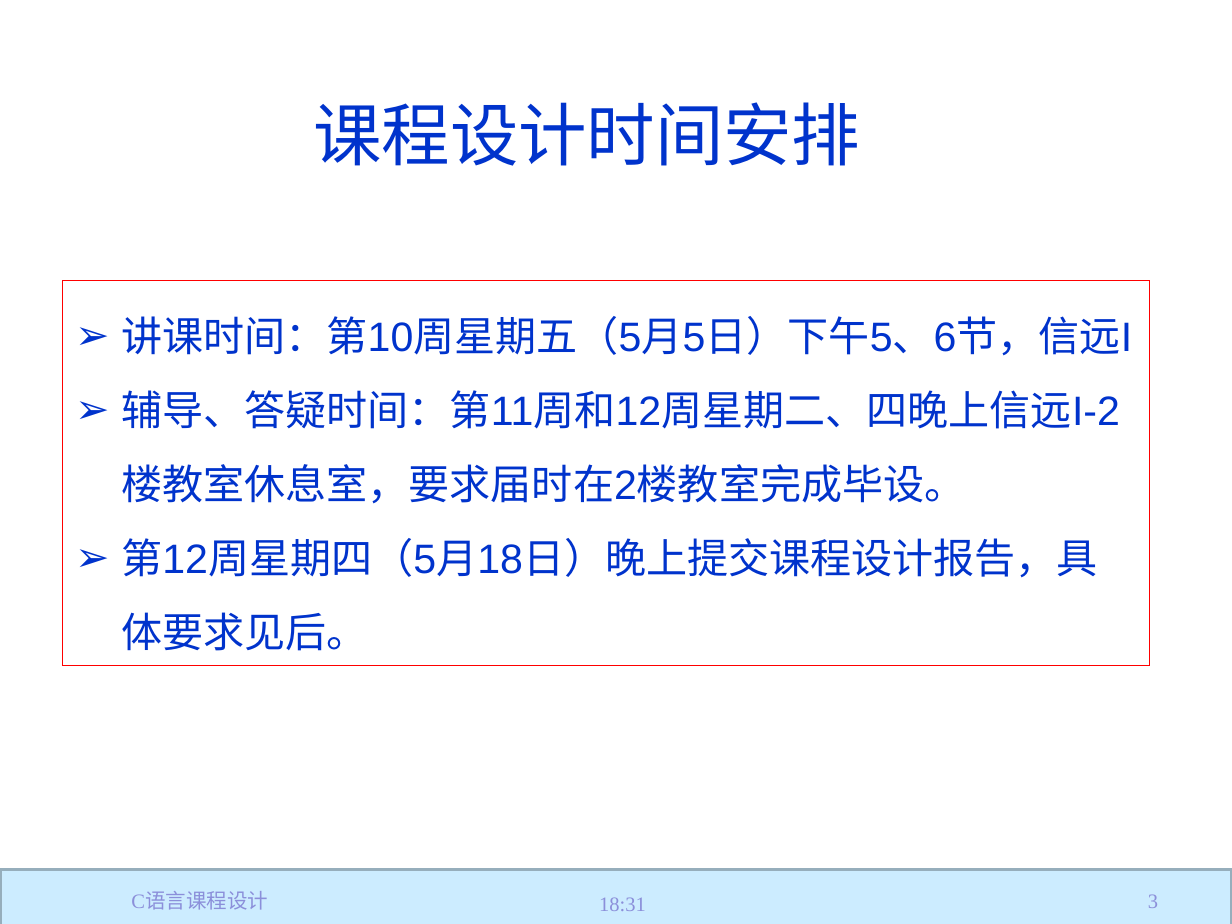
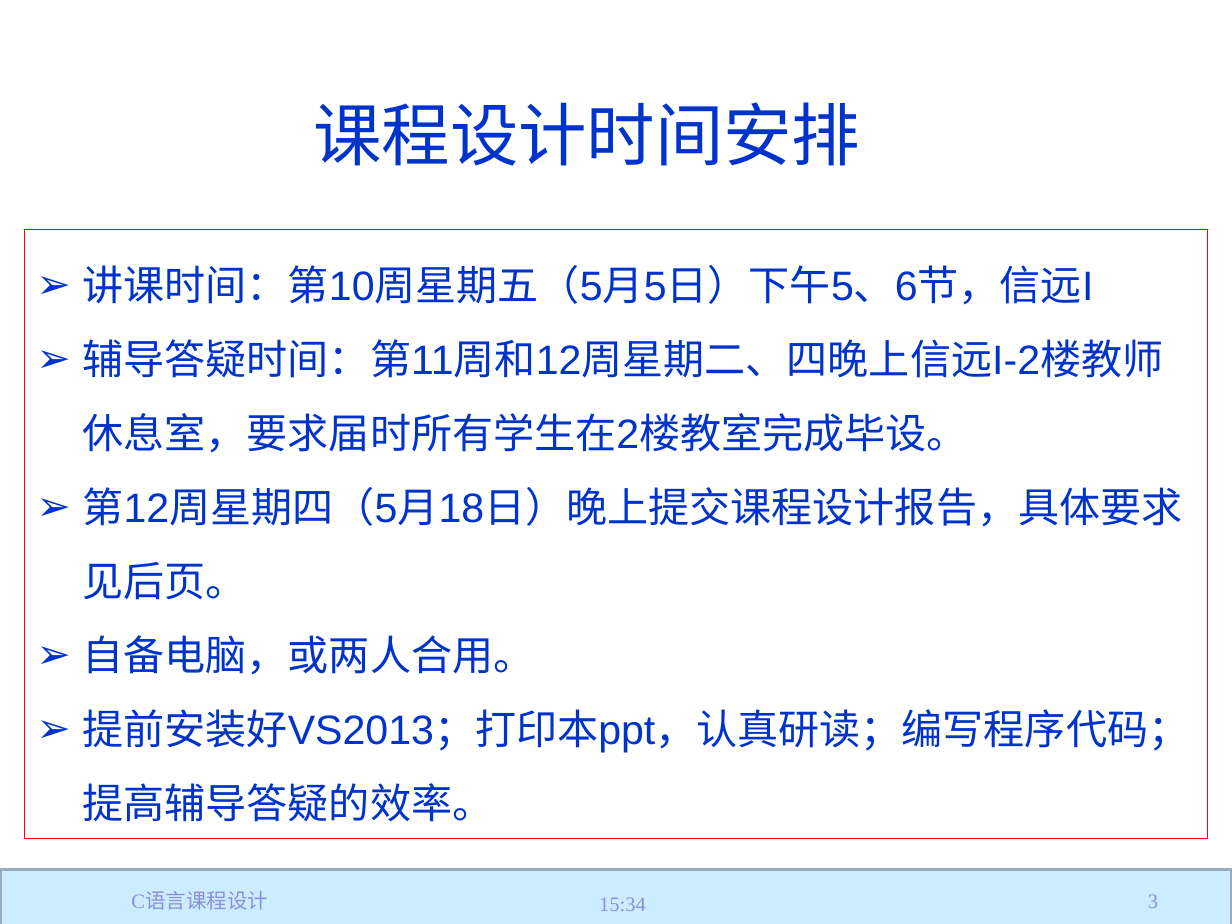
Before and after one commit to jtrfid/C-Repositories, a slide deck: slide 3 of 2017/C语言课程设计/C语言课程设计.pptx. Drawn at 1232x924 pixels with LibreOffice and Linux fonts; fonts in the diff are those of the drawing; background and template pictures are left out. Boxes give left, top, right and bottom in pixels: in the first picture for what was removed or moved away, otherwise in the second. Text is boxed around its words. In the diff, an @@ line names an element or a change of style, - is before the commit and + after.

```diff
--- a/2017/C语言课程设计/C语言课程设计.pptx
+++ b/2017/C语言课程设计/C语言课程设计.pptx
@@ rectangle "讲课时间：第10周星期五（5月5日）下午5、6节，信远I": place and size @@
-rectangle "讲课时间：第10周星期五（5月5日）下午5、6节，信远I" at (63, 280, 1149, 665)
+rectangle "讲课时间：第10周星期五（5月5日）下午5、6节，信远I" at (25, 229, 1209, 839)
@@ text in rectangle at (83, 339, 1190, 822): text changed @@
-➢ 辅导、答疑时间：第11周和12周星期二、四晚上信远I-2楼教室休息室，要求届时在2楼教室完成毕设。
-➢ 第12周星期四（5月18日）晚上提交课程设计报告，具体要求见后。
+➢ 辅导答疑时间：第11周和12周星期二、四晚上信远I-2楼教师休息室，要求届时所有学生在2楼教室完成毕设。
+➢ 第12周星期四（5月18日）晚上提交课程设计报告，具体要求见后页。
+➢ 自备电脑，或两人合用。
+➢ 提前安装好VS2013；打印本ppt，认真研读；编写程序代码；提高辅导答疑的效率。
@@ text at (599, 897, 646, 911): text changed @@
-18:31
+15:34
```
Also in this commit, not shown: 53 other slides changed, 3 slides added, 2 other files.
